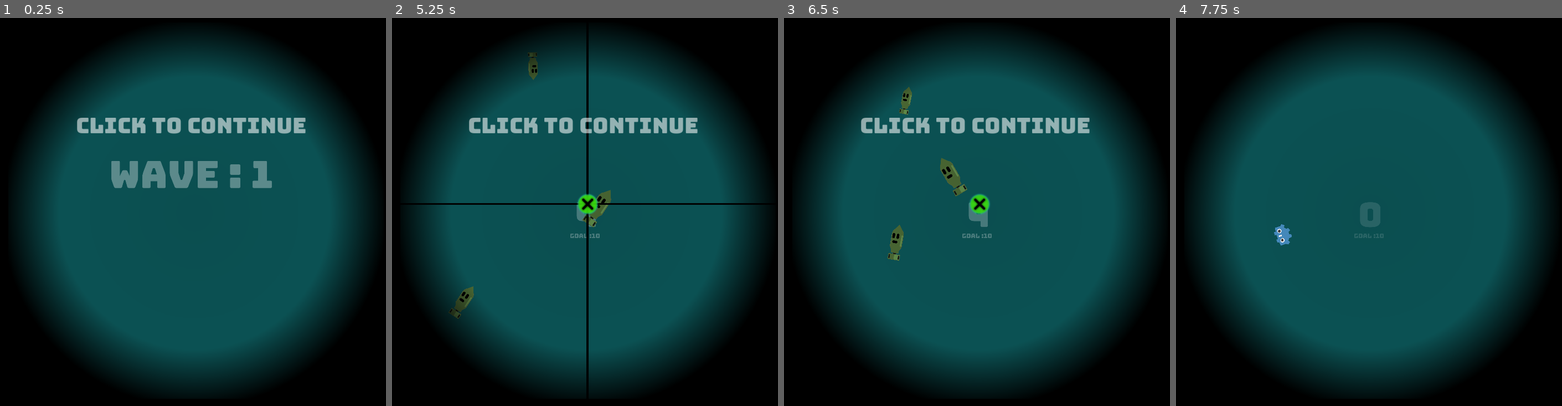
Above: before the commit, frames 1-4 (left to right).
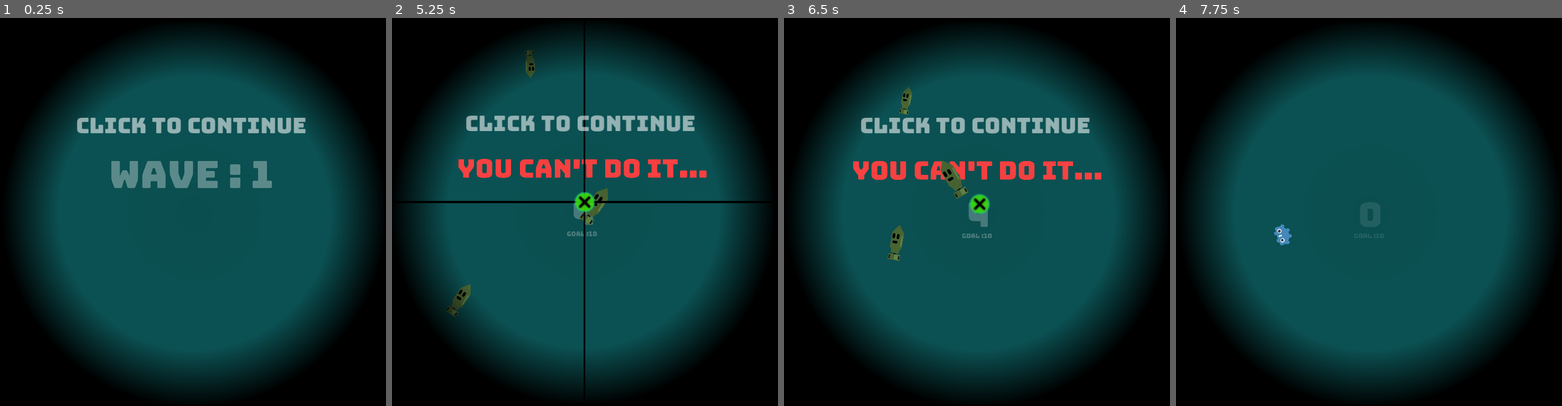
Above: after the commit, the same moments.

Repository: LeProfesseurStagiaire/missile
Game: Godot game, scene res://main.tscn
Two runs of this game, one before a commit and one after it. Both use one fixed random seed, a clock stepped at 60 frames per second and the inputs below.
Inputs (mouse positions are in pixels of both pictures, inside the frame that each line leads up to):
- Up to frame 1 (0.25 s): no input
- Up to frame 2 (5.25 s): tap Enter at 0.5 s; move the mouse to (685, 192) at 0.52 s; click (685, 192) at 0.6 s; tap Mouse wheel down (scroll_down) at 0.8, 1.35, 3.05, 3.6 s; move the mouse to (496, 235) at 1.27 s; tap Mouse wheel up (scroll_up) at 1.55, 2.1, 3.8, 4.35 s; move the mouse to (631, 115) at 2.02 s; click (631, 115) at 2.3 s; move the mouse to (565, 301) at 2.77 s; click (565, 301) at 2.85 s; move the mouse to (720, 277) at 3.52 s; move the mouse to (453, 146) at 4.27 s; click (453, 146) at 4.55 s; move the mouse to (608, 212) at 5.02 s; click (608, 212) at 5.1 s
- Up to frame 3 (6.5 s): tap Mouse wheel down (scroll_down) at 5.3, 5.85 s; tap Enter at 5.75 s; move the mouse to (911, 103) at 5.77 s; tap Mouse wheel up (scroll_up) at 6.05 s
- Up to frame 4 (7.75 s): tap Enter at 6.5, 7.25 s; move the mouse to (1469, 192) at 6.52 s; tap Mouse wheel up (scroll_up) at 6.6 s; click (1469, 192) at 6.8 s; move the mouse to (1280, 235) at 7.27 s; click (1280, 235) at 7.35 s; tap Mouse wheel down (scroll_down) at 7.55 s

The runs differ from the first frame. In frame 2, 5.8% of the frame differs, in the area x 4-96%, y 4-96%; in frame 3, 1.8%; in frame 4, less than 0.1%.

Commit message:
screen shake / music sigleton

Diff:
--- /dev/null
+++ b/default_bus_layout.tres
@@ -0,0 +1,9 @@
+[gd_resource type="AudioBusLayout" load_steps=2 format=2]
+
+[sub_resource type="AudioEffectCompressor" id=1]
+resource_name = "Compressor"
+threshold = -30.0
+
+[resource]
+bus/0/effect/0/effect = SubResource( 1 )
+bus/0/effect/0/enabled = true
--- a/global.gd
+++ b/global.gd
@@ -1,7 +1,7 @@
 extends Node
 
 var best_score = 0
-onready var wave_unlocked = 1
+onready var wave_unlocked = 11
 var wave_selected = 1
 onready var max_wave = wave.size()
 var caract_list = ["speed","scale_ratio","rotation_speed","next_spawn_time"]
--- a/main.gd
+++ b/main.gd
@@ -8,20 +8,36 @@
 var game_runing = false
 var game_endend = false
 
+var type_enemi_nb = [1,2,3,4]
+var enemi_rand_tex = [null]
+
+var shake_time = 0
+var shake_force = Vector2()
+
 signal game_run
 signal game_stop
+
+func _process(delta):
+	if shake_time > 0:
+		$Camera2D.offset = Vector2(rand_range(2,10),rand_range(2,10))
+		shake_time -= 1 * delta
+	else:
+		$Camera2D.offset = Vector2(0,0)
 
 func _input(event):
 	if game_runing == false && game_endend == false:
 		if Input.is_action_just_pressed("scroll_down"):
 			if wave_selected > 1 :
 				wave_selected -= 1
+				shake_time = 0.08
 		if Input.is_action_just_pressed("scroll_up"):
 			if wave_selected < global.wave_unlocked:
 				wave_selected += 1
+				shake_time = 0.08
 		draw_menu()
 	if Input.is_action_just_pressed("play"):
 		if game_runing == false && game_endend == false:
+			AudioServer.set_bus_effect_enabled(0,0,0)
 			global.wave_selected = wave_selected
 			game_runing = true
 			$start_txt/start_message_sprite.hide()
@@ -49,6 +65,7 @@
 
 
 func player_death(p):
+	shake_time = 0.2
 	emit_signal("game_stop")
 	game_ended()
 	var m = death_marker.instance()
@@ -56,20 +73,11 @@
 	add_child(m)
 
 func game_ended():
+	AudioServer.set_bus_effect_enabled(0,0,1)
 	$start_txt/start_message_sprite.show()
 	$Timer.stop()
 	game_runing = false
 	game_endend = true
-
-func _ready():
-	if global.wave_unlocked_this_turn:
-		wave_selected = global.wave_unlocked
-	else:
-		wave_selected = global.wave_selected
-	global.wave_unlocked_this_turn = false
-	draw_menu()
-	$Timer.start(1)
-	$start_txt/wave_selected_text.text = "WAVE : "+str(wave_selected)
 
 func _on_Timer_timeout():
 	if game_runing == true :
@@ -94,5 +102,62 @@
 					spawn.set(x,rand_range(global.wave.get("wave_"+str(wave_selected)).get("Ecarac").get(rand_enemi_type).get(x).x,
 					global.wave.get("wave_"+str(wave_selected)).get("Ecarac").get(rand_enemi_type).get(x).y))
 		spawn.position = pos
+		if enemi_rand_tex[rand_enemi_type]:
+			spawn.get_node("Sprite").texture = enemi_rand_tex[rand_enemi_type]
 		add_child(spawn)
 		$Timer.start(spawn.next_spawn_time)
+
+func _ready():
+	for x in type_enemi_nb:
+		var tex = ImageTexture.new()
+		var img = Image.new()
+		if random_texture("user://missile_assets/type_"+str(x)):
+			img.load(random_texture("user://missile_assets/type_"+str(x)))
+			tex.create_from_image(img)
+			enemi_rand_tex.append(tex)
+		else:
+			enemi_rand_tex.append(null)
+	print(enemi_rand_tex)
+	if global.wave_unlocked_this_turn:
+		wave_selected = global.wave_unlocked
+	else:
+		wave_selected = global.wave_selected
+	global.wave_unlocked_this_turn = false
+	draw_menu()
+	$Timer.start(1)
+	$start_txt/wave_selected_text.text = "WAVE : "+str(wave_selected)
+
+# loaded texture are here : C:\Users\Ange\AppData\Roaming\Godot\app_userdata\PFMG_0.1\Godot_test\cube
+
+#les fichiers qui fonctionnent se trouvent dans le dossier .import  et sont des extensions .stex (godot StreamTexture)
+#pour en générer un, il faut glisser l'image dans un dossier de projet ouvert dans léditeur, le logiciel ouvert vas automatiquement
+#créer le fichier .stex qu'il placera dans le dossier .import, il suffu de le récupérer et de le placer dans le dir recherché !
+
+func random_texture(path):
+	var d = Directory.new()
+	if !(d.dir_exists("user://missile_assets")):
+		print("ERR: dir does not exist ")
+		d.open("user://")
+		d.make_dir("user://missile_assets")
+	randomize()
+	var file_name
+	var files = []
+	var dir = Directory.new()
+	var error = dir.open(path)
+	if error!=OK:
+		print("Can't open "+path+"!")
+		return
+	dir.list_dir_begin(true)
+	file_name = dir.get_next()
+	while file_name!="":
+		if dir.current_is_dir():
+			var new_path = path+"/"+file_name
+			print("Found directory "+new_path+".")
+			files += random_texture(new_path)
+		else:
+			var name = path+"/"+file_name
+			files.push_back(name)
+		file_name = dir.get_next()
+	if files:
+		return files[randi()%files.size()]
+	dir.list_dir_end()
--- a/main.tscn
+++ b/main.tscn
@@ -33,7 +33,6 @@
 position = Vector2( -27.1311, 0 )
 
 [node name="Sprite" type="Sprite" parent="."]
-editor/display_folded = true
 position = Vector2( 512, 512 )
 z_index = 1
 texture = ExtResource( 4 )
@@ -42,10 +41,10 @@
 position = Vector2( -512, -512 )
 
 [node name="ColorRect2" type="ColorRect" parent="Sprite/color_border"]
-margin_left = -2265.0
-margin_top = -1728.0
-margin_right = -2204.0
-margin_bottom = -1563.0
+margin_left = -2245.27
+margin_top = -1724.0
+margin_right = -2185.27
+margin_bottom = -1559.0
 rect_scale = Vector2( 37.6829, 25.9247 )
 color = Color( 0, 0, 0, 1 )
 
@@ -59,17 +58,17 @@
 
 [node name="ColorRect5" type="ColorRect" parent="Sprite/color_border"]
 margin_left = 3493.0
-margin_top = 988.0
+margin_top = 1004.0
 margin_right = 3534.0
-margin_bottom = 1145.0
+margin_bottom = 1161.0
 rect_rotation = 89.9999
 rect_scale = Vector2( 37.6829, 25.9247 )
 color = Color( 0, 0, 0, 1 )
 
 [node name="ColorRect4" type="ColorRect" parent="Sprite/color_border"]
-margin_left = 3470.0
+margin_left = 3471.59
 margin_top = -1748.0
-margin_right = 3517.0
+margin_right = 3518.59
 margin_bottom = -1557.0
 rect_rotation = 89.9999
 rect_scale = Vector2( 37.6829, 25.9247 )
@@ -100,6 +99,7 @@
 text = "Click to continue"
 
 [node name="color" type="Node2D" parent="."]
+editor/display_folded = true
 z_index = -3
 
 [node name="ColorRect" type="ColorRect" parent="color"]
@@ -111,4 +111,5 @@
 [node name="Camera2D" type="Camera2D" parent="."]
 position = Vector2( 512, 512 )
 current = true
+
 [connection signal="timeout" from="Timer" to="." method="_on_Timer_timeout"]
--- /dev/null
+++ b/music_singleton.tscn
@@ -0,0 +1,10 @@
+[gd_scene load_steps=2 format=2]
+
+[ext_resource path="res://assets/audio/pfmg_music.wav" type="AudioStream" id=1]
+
+[node name="Node2D" type="Node2D"]
+
+[node name="AudioStreamPlayer" type="AudioStreamPlayer" parent="."]
+stream = ExtResource( 1 )
+volume_db = -29.184
+autoplay = true
--- a/project.godot
+++ b/project.godot
@@ -15,22 +15,23 @@
 
 [application]
 
-config/name="Nouveau projet de jeu"
+config/name="missile"
 run/main_scene="res://main.tscn"
-config/icon="res://icon.png"
+config/icon="res://assets/godot_head_up.png"
 
 [autoload]
 
 global="*res://global.gd"
+music_singleton="*res://music_singleton.tscn"
 
 [display]
 
 window/size/height=1024
 mouse_cursor/custom_image="res://assets/cursor.png"
 mouse_cursor/custom_image_hotspot=Vector2( 14, 14 )
-mouse_cursor/tooltip_position_offset=Vector2( 14, 14 )
 window/stretch/mode="2d"
 window/stretch/aspect="keep"
+mouse_cursor/tooltip_position_offset=Vector2( 14, 14 )
 
 [input]
 
--- a/timer_score.gd
+++ b/timer_score.gd
@@ -4,6 +4,8 @@
 var can_count = false
 var new_hight_score = false
 var goal_time
+
+var dead_sentence = ["wtf, you died !", "haha, you died", "want to beat me ?","try agan !!","you can't do it...","want to see the end ?","LOL !!"]
 
 func _ready():
 	set_process(false)
@@ -45,3 +47,4 @@
 	if ! global.wave_unlocked_this_turn:
 		global.wave_unlocked_this_turn = false
 	can_count = false
+	$dead.text = dead_sentence[int(rand_range(0,dead_sentence.size()))]
--- a/timer_score.tscn
+++ b/timer_score.tscn
@@ -27,7 +27,7 @@
 tracks/0/imported = false
 tracks/0/enabled = true
 tracks/0/keys = {
-"times": PoolRealArray( 0, 1.9 ),
+"times": PoolRealArray( 0.3, 1.9 ),
 "transitions": PoolRealArray( 1, 1 ),
 "update": 0,
 "values": [ Color( 1, 1, 1, 0 ), Color( 1, 1, 1, 1 ) ]
@@ -49,6 +49,16 @@
 text = "100"
 align = 1
 
+[node name="dead" type="Label" parent="."]
+modulate = Color( 0.988235, 0.258824, 0.258824, 1 )
+margin_left = 133.538
+margin_top = 383.625
+margin_right = 4215.53
+margin_bottom = 1014.62
+rect_scale = Vector2( 0.197507, 0.197507 )
+custom_fonts/font = SubResource( 2 )
+align = 1
+
 [node name="goal_score" type="Label" parent="."]
 modulate = Color( 1, 1, 1, 0.258824 )
 margin_left = 415.263
@@ -66,4 +76,5 @@
 
 [node name="AnimationPlayer" type="AnimationPlayer" parent="."]
 anims/timer = SubResource( 5 )
+
 [connection signal="timeout" from="time" to="." method="_on_time_timeout"]
Not shown, changed: export_presets.cfg
